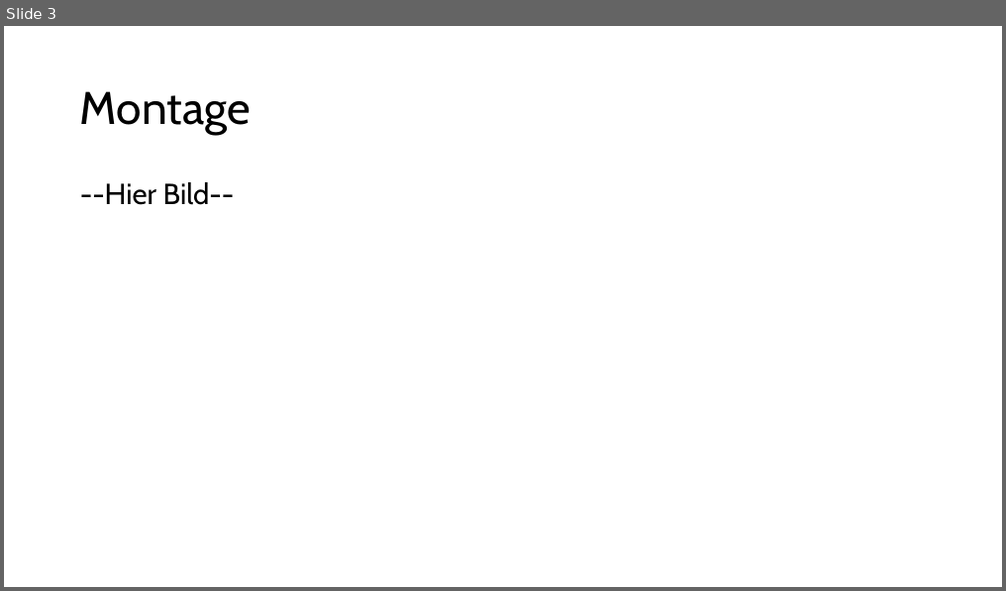
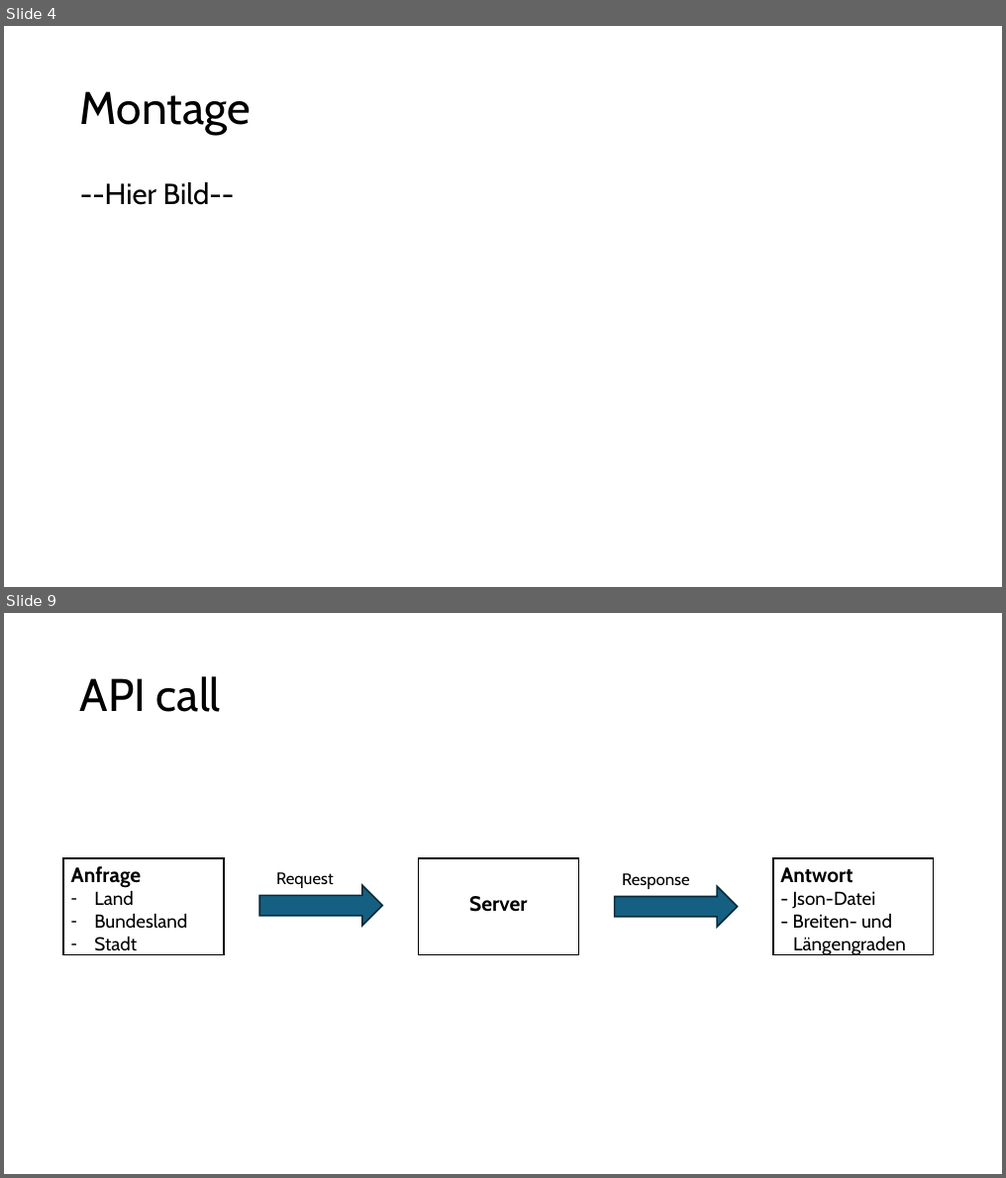
Before and after one commit to leo2619/Infinity_mirror, a slide deck: Infinity Spiegel.pptx. Shown one above the other, each under a label of ours: slide 3 before the commit, slides 4 and 9 after it; the slides between them are not shown. The pictures are 1006x591 and 1006x1178 pixels, drawn with LibreOffice and Linux fonts; fonts in the diff are those of the drawing. Boxes give left, top, right and bottom in pixels: in the first picture for what was removed or moved away, otherwise in the second. Text is boxed around its words. In the diff, an @@ line names an element or a change of style, - is before the commit and + after.

Commit message:
new_new

```diff
--- a/Infinity Spiegel.pptx
+++ b/Infinity Spiegel.pptx
@@ slide 9 added at (4,613,1002,1174), background #FFFFFF @@
@@ title added at (80,676,221,712), 44 pt, text #000000 @@
+API call
@@ rectangle added at (63,859,224,956), fill #FFFFFF, outline #000000 1.5 pt @@
@@ text added at (71,866,187,956), 18 pt, text #000000 @@
+Anfrage
+– Land
+– Bundesland
+– Stadt
@@ text added at (276,872,334,888), 16 pt, text #000000 @@
+Request
@@ rectangle added at (419,859,579,956), fill #FFFFFF, outline #000000 1.5 pt @@
@@ text added at (622,873,690,889), 16 pt, text #000000 @@
+Response
@@ rectangle added at (773,859,934,956), fill #FFFFFF, outline #000000 1.5 pt @@
@@ text added at (780,867,906,956), 18 pt, text #000000 @@
+Antwort
+- Json-Datei
+- Breiten- und
+Längengraden
@@ right arrow added at (260,885,383,926), fill #156082, outline #092A39 1.5 pt @@
@@ text added at (469,896,527,912), 20 pt, text #000000, bold @@
+Server
@@ right arrow added at (615,886,738,927), fill #156082, outline #092A39 1.5 pt @@
@@ what was slide 3 is now slide 4 @@
```
Also in this commit, not shown: 3 slides changed, 3 other slides added, 2 slides removed.
